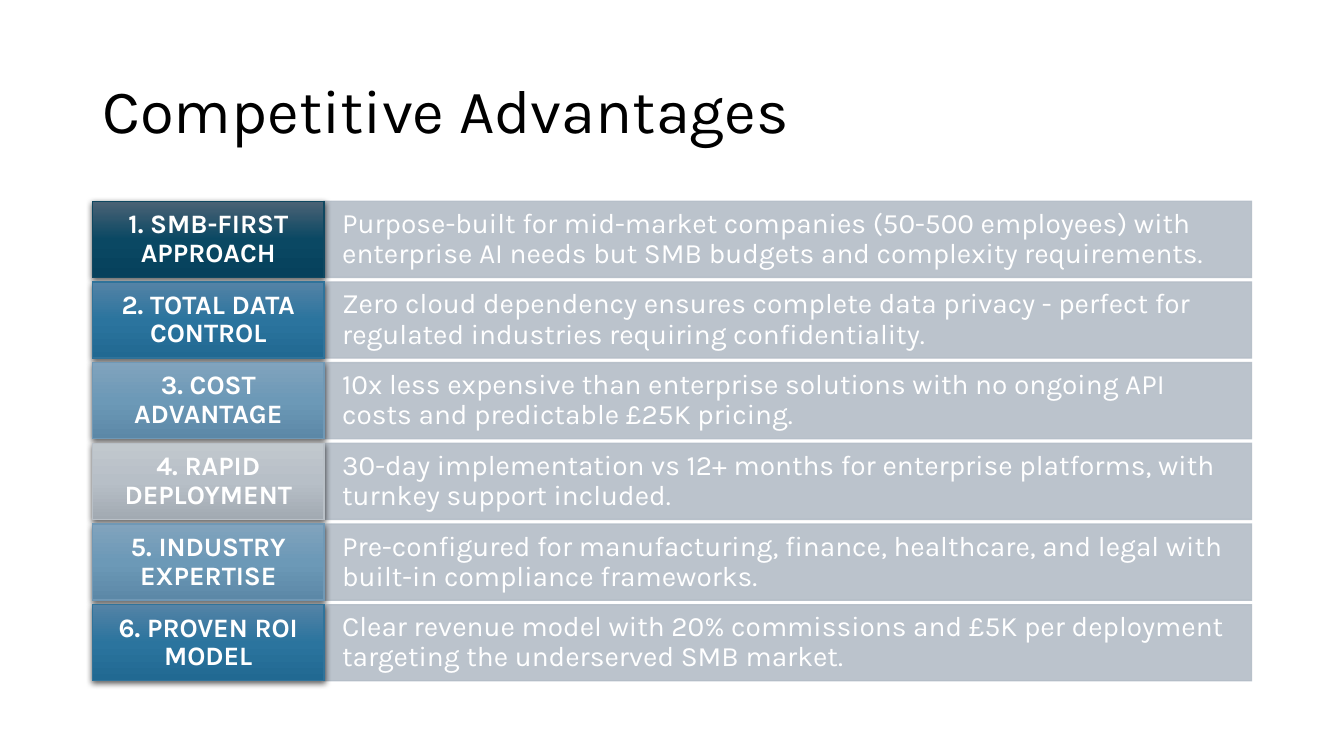
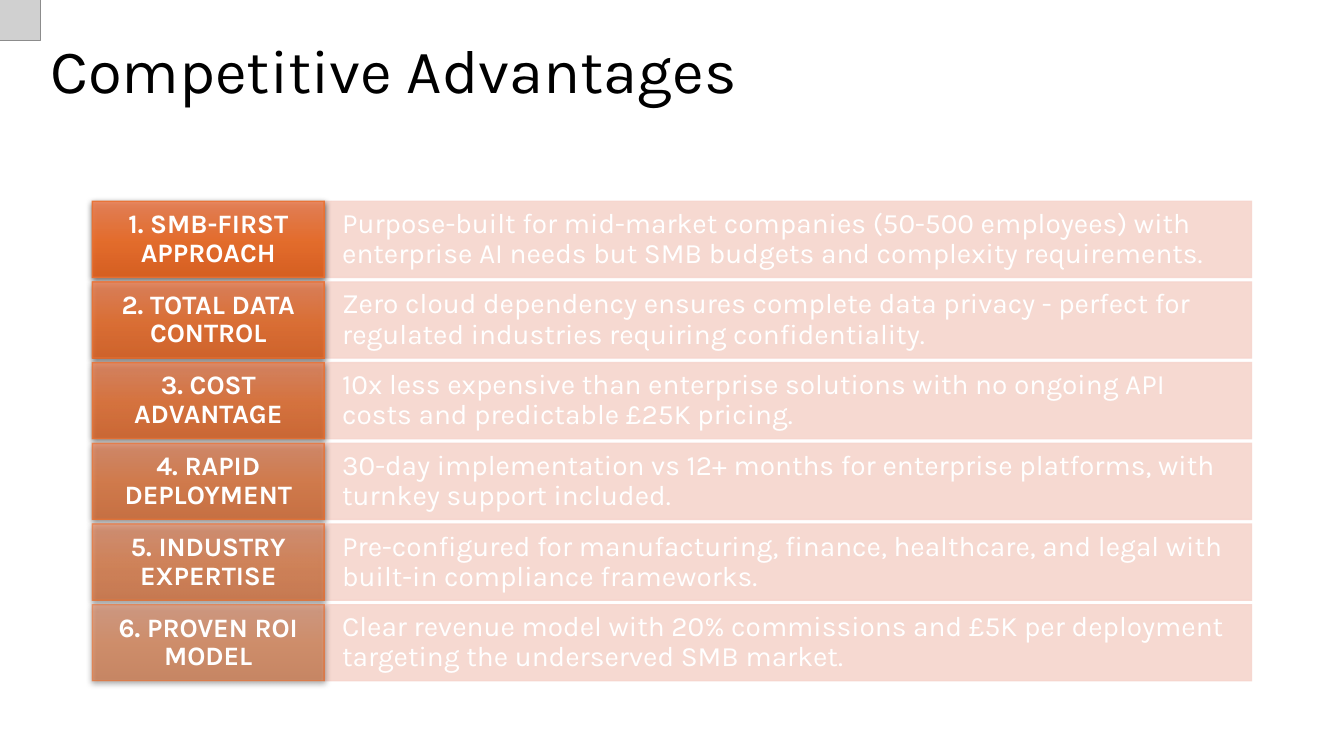
Before and after one commit to GitFarhanS/aib-App, a slide deck: slide 9 of src/assets/deck/Corexa Pitch Deck.pptx. Drawn at 1344x756 pixels with LibreOffice and Linux fonts; fonts in the diff are those of the drawing; grey boxes stand for pictures. Boxes give left, top, right and bottom in pixels: in the first picture for what was removed or moved away, otherwise in the second. Text is boxed around its words. In the diff, an @@ line names an element or a change of style, - is before the commit and + after.

```diff
--- a/src/assets/deck/Corexa Pitch Deck.pptx
+++ b/src/assets/deck/Corexa Pitch Deck.pptx
@@ picture added at (0,0,40,40) @@
@@ title "Competitive Advantages": place and size @@
-title "Competitive Advantages" at (102,90,788,148)
+title "Competitive Advantages" at (50,50,736,108)
@@ rectangle at (93,202,325,278): fill gradient #4C6375 to #0C4964 to #07425D to gradient #ED8257 to #F26E29 to #E25F1A; outline #104760 1 pt to #E97132 1 pt @@
@@ rectangle at (93,282,325,359): fill gradient #5584A6 to #2C759F to #226992 to gradient #ED8257 to #F26E29 to #E25F1A; outline #31739A 1 pt to #E97132 1 pt @@
@@ rectangle at (93,363,325,440): fill gradient #83A3BD to #6E99B8 to #5E88A7 to gradient #ED8257 to #F26E29 to #E25F1A; outline #7198B4 1 pt to #E97132 1 pt @@
@@ rectangle at (93,444,325,520): fill gradient #C3C9CE to #B9C1C7 to #A4ABB2 to gradient #ED8257 to #F26E29 to #E25F1A; outline #BAC1C7 1 pt to #E97132 1 pt @@
@@ rectangle at (93,524,325,601): fill gradient #83A3BD to #6E99B8 to #5E88A7 to gradient #ED8257 to #F26E29 to #E25F1A; outline #7198B4 1 pt to #E97132 1 pt @@
@@ rectangle at (93,605,325,682): fill gradient #5584A6 to #2C759F to #226992 to gradient #ED8257 to #F26E29 to #E25F1A; outline #31739A 1 pt to #E97132 1 pt @@
@@ fill #B5BEC7 at 90% opacity to #F7D5CE at 90% opacity; outline #B5BEC7 1 pt to #F7D5CE 1 pt in 6 elements at (325,202,1252,278), (325,282,1252,359), (325,363,1252,440), (325,444,1252,520), (325,524,1252,601), (325,605,1252,682) @@
@@ group removed at (342,213,1224,673): 6 texts @@
-Purpose-built for mid-market companies (50-500 employees) with enterprise AI needs but SMB budgets and complexity requirements.
-Zero cloud dependency ensures complete data privacy - perfect for regulated industries requiring confidentiality.
-10x less expensive than enterprise solutions with no ongoing API costs and predictable £25K pricing.
-30-day implementation vs 12+ months for enterprise platforms, with turnkey support included.
-Pre-configured for manufacturing, finance, healthcare, and legal with built-in compliance frameworks.
-Clear revenue model with 20% commissions and £5K per deployment targeting the underserved SMB market.
```
Also in this commit, not shown: 8 other slides changed, 1 other file.
